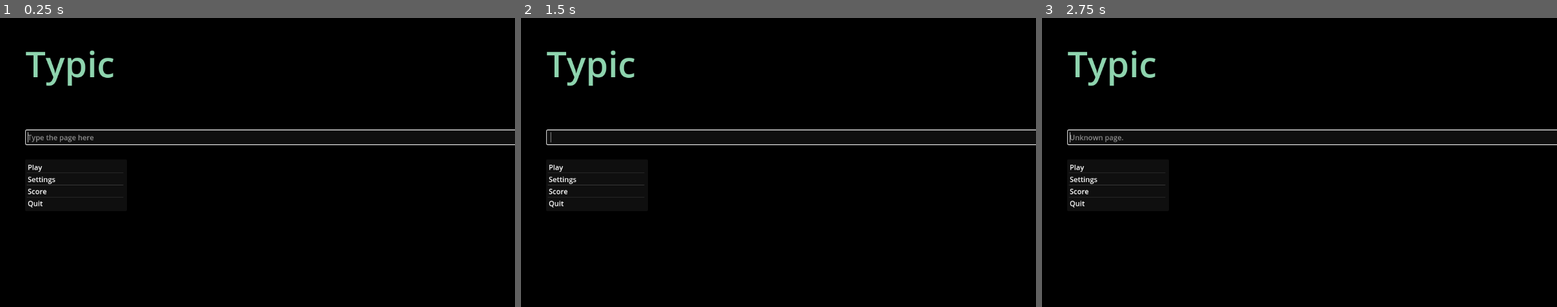
Above: before the commit, frames 1-3 (left to right).
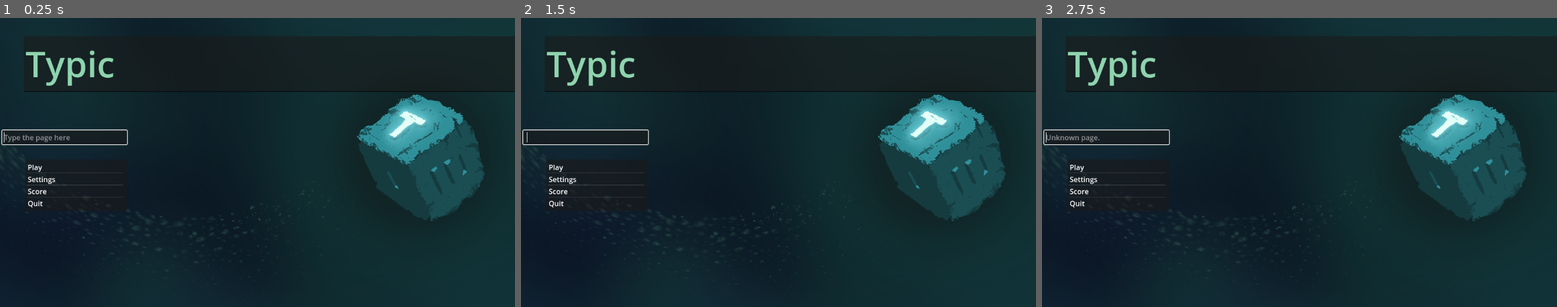
Above: after the commit, the same moments.

Repository: PeytonRobinson487/Typic-Repo
Game: Godot game, scene res://Scenes/menu.tscn
Same seed, same stepped clock (60 frames per second), same inputs: the game is played once before the commit and once after it.
Inputs:
- Up to frame 1 (0.25 s): no input
- Up to frame 2 (1.5 s): tap Enter at 0.5 s; tap Space at 1.25 s
- Up to frame 3 (2.75 s): tap Enter at 2 s

The runs differ from the first frame. In frame 1, 95% of the frame differs, in the area x 0-100%, y 0-100%; in frame 2, 94%; in frame 3, 95%.

Commit message:
Imaging Testing

Diff:
--- a/Scenes/game.tscn
+++ b/Scenes/game.tscn
@@ -3208,6 +3208,8 @@
 
 [node name="Data" parent="Scripts" instance=ExtResource("6_8tk0y")]
 
+[node name="Graphics" type="Node" parent="."]
+
 [connection signal="focus_exited" from="Text/user_input" to="." method="_on_user_input_focus_exited"]
 [connection signal="text_changed" from="Text/user_input" to="." method="_on_user_input_text_changed"]
 [connection signal="pressed" from="Buttons/Button" to="." method="_exit_game"]
--- a/Scenes/menu.tscn
+++ b/Scenes/menu.tscn
@@ -1,7 +1,8 @@
-[gd_scene load_steps=5 format=3 uid="uid://dv4owd6fih1nl"]
+[gd_scene load_steps=6 format=3 uid="uid://dv4owd6fih1nl"]
 
 [ext_resource type="Script" path="res://Scripts/menu.gd" id="1_rwkpf"]
 [ext_resource type="Texture2D" uid="uid://bgsol436aco7x" path="res://Assets/Graphics/0x0_jpg_75.jpg" id="1_tjocx"]
+[ext_resource type="Texture2D" uid="uid://ckumxfk77cfnw" path="res://Assets/Graphics/Homepage BG.png" id="3_1od3m"]
 
 [sub_resource type="TileSetAtlasSource" id="TileSetAtlasSource_gco5y"]
 texture = ExtResource("1_tjocx")
@@ -3148,7 +3149,18 @@
 [node name="Menu" type="Node2D"]
 script = ExtResource("1_rwkpf")
 
+[node name="Graphics" type="Node" parent="."]
+
+[node name="TextureRect" type="TextureRect" parent="Graphics"]
+z_index = -3
+offset_right = 1152.0
+offset_bottom = 648.0
+texture = ExtResource("3_1od3m")
+expand_mode = 3
+stretch_mode = 3
+
 [node name="TileMap" type="TileMap" parent="."]
+visible = false
 tile_set = SubResource("TileSet_l58wr")
 format = 2
 layer_0/z_index = -3
@@ -3161,7 +3173,7 @@
 
 [node name="user_input" type="LineEdit" parent="Buttons"]
 anchors_preset = -1
-anchor_right = 0.721354
+anchor_right = -0.0460069
 offset_left = 56.0
 offset_top = 252.0
 offset_right = 335.0
@@ -3197,7 +3209,6 @@
 offset_top = 41.0
 offset_right = 807.0
 offset_bottom = 166.0
-theme_override_colors/background_color = Color(0, 0, 0, 1)
 theme_override_colors/font_color = Color(0.5561, 0.83, 0.68392, 1)
 theme_override_font_sizes/font_size = 80
 text = "Typic"
Binary file added: Assets/Graphics/Homepage BG.png
Not shown, added: Assets/Graphics/Homepage BG.png.import
